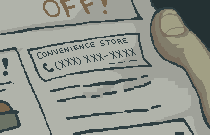
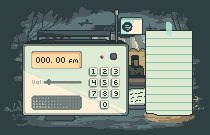
The second 210 × 135 image is a revision of the first. Changes to its layers:
hid group "monologue" (7 layers) over [0, 0, 210, 135]
hid "Layer 77 copy" over [0, 0, 210, 135]
hid "Layer 73" over [0, 0, 210, 135]
hid group "reflection" (7 layers) over [0, 0, 210, 135]
added group "radio" (2nd of 3, in "shop front") with 6 layers in group "shop front" over [22, 9, 193, 116]
added layer "display" in group "radio" over [31, 51, 82, 69]
added layer "power button" in group "radio" over [99, 53, 117, 60]
added layer "Layer 81" in group "radio" over [47, 79, 51, 85]
added layer "volume" in group "radio" over [32, 80, 82, 84]
added layer "keypad" in group "radio" over [88, 67, 120, 110]
added layer "radio" (3rd of 3, in "shop front" › "radio") in group "radio" over [22, 9, 193, 116]
showed group "playershop" (2 layers) over [124, 55, 146, 78]
hid "woman" over [100, 59, 124, 114]
